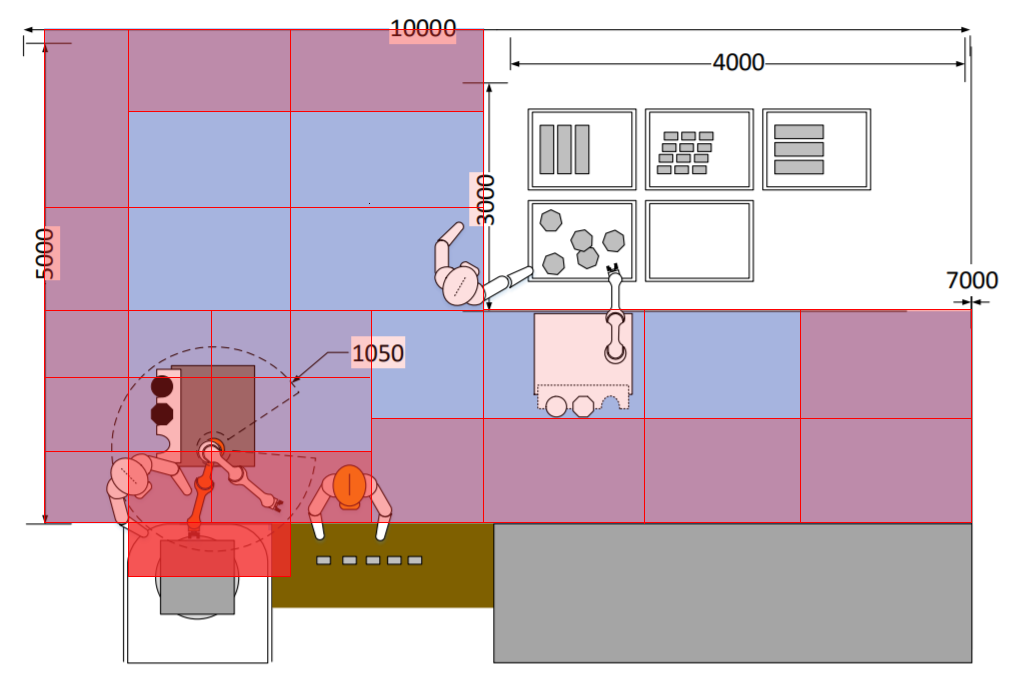
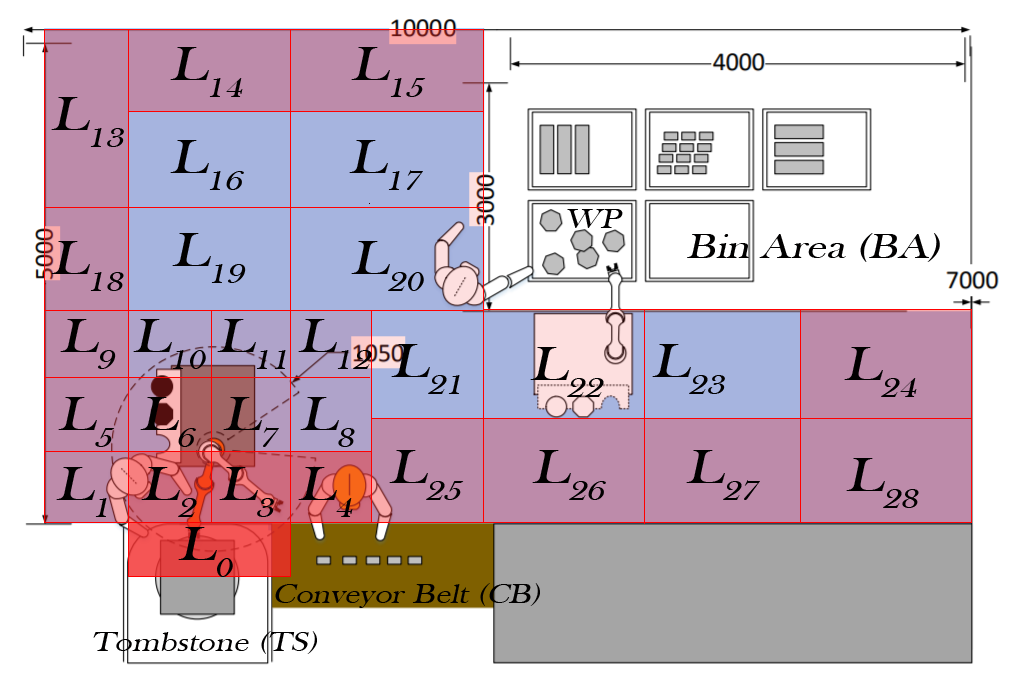
Before/after of a 1010×683 layered artwork. What changed in the layer stack:
added layer "Tombstone (TS)" above "Conveyor Belt (CB)" over [93, 631, 317, 654]
added layer "Conveyor Belt (CB)" above "Bin Area (BA)" over [275, 583, 540, 608]
added layer "Bin Area (BA)" above "L28" over [687, 233, 940, 262]
added layer "L28" above "L27" over [846, 458, 919, 508]
added layer "L27" above "L26" over [686, 450, 760, 500]
added layer "L26" above "L25" over [532, 450, 606, 500]
added layer "L25" above "L24" over [389, 450, 464, 500]
added layer "L24" above "L23" over [844, 347, 917, 397]
added layer "L23" above "L22" over [652, 344, 725, 394]
added layer "L22" above "L21" over [530, 347, 604, 397]
added layer "L21" above "L20" over [391, 344, 460, 394]
added layer "L20" above "L19" over [351, 241, 424, 291]
added layer "L19" above "L18" over [172, 233, 246, 283]
added layer "L18" above "L17" over [51, 241, 124, 291]
added layer "L17" above "L16" over [349, 140, 423, 190]
added layer "L16" above "L15" over [170, 140, 244, 190]
added layer "L15" above "L14" over [351, 47, 426, 97]
added layer "L14" above "L13" over [170, 47, 243, 97]
added layer "L13" above "L12" over [51, 97, 124, 147]
added layer "L12" above "L11" over [298, 319, 372, 369]
added layer "L11" above "L10" over [217, 319, 286, 369]
added layer "L10" above "L0" over [133, 319, 206, 369]
added layer "L9" above "L8" over [60, 319, 116, 369]
added layer "L5" above "L4" over [58, 397, 115, 447]
…and 9 more changes (9 added)
